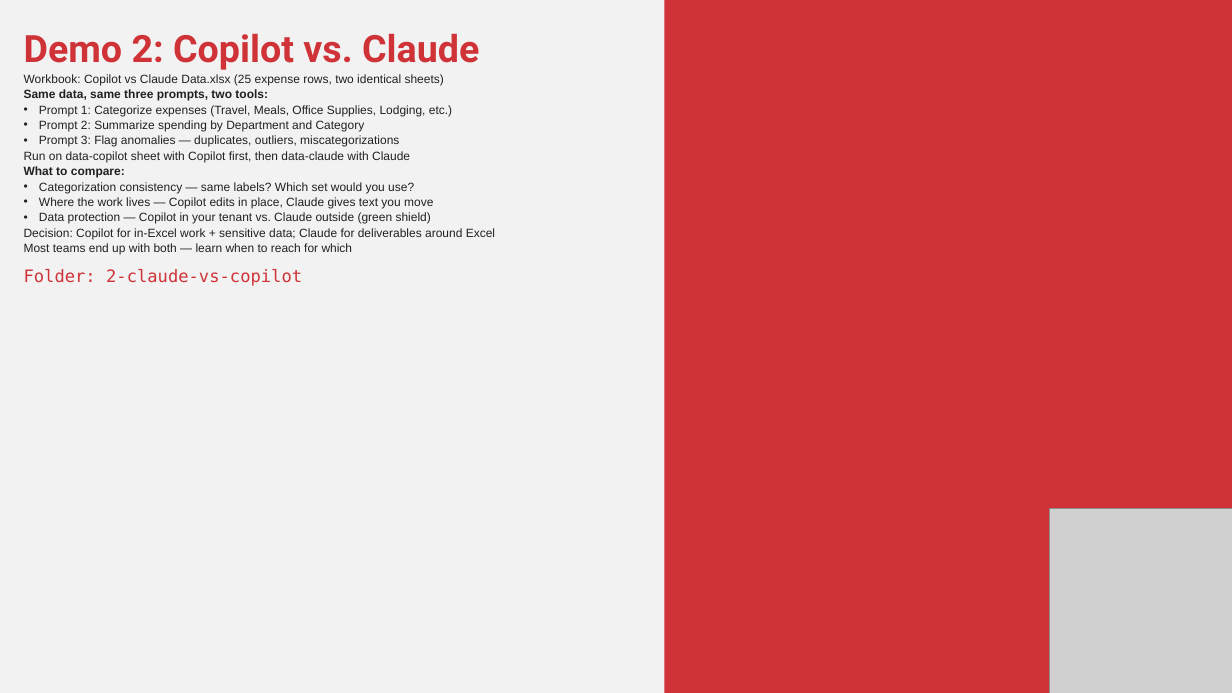
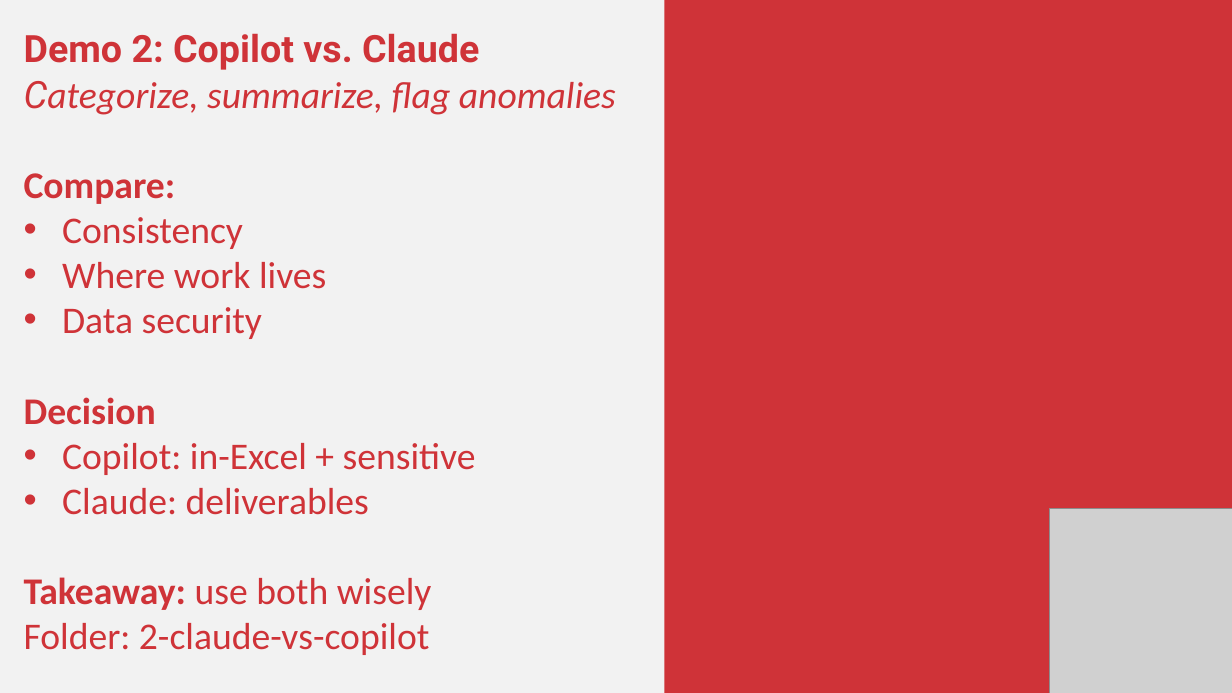
Before and after one commit to stringfestdata/ai-for-excel-in-a-week-may-2026, a slide deck: slide 6 of day-3-copilot-in-excel/day-3-copilot.pptx (slide 7 before the commit). Drawn at 1232x693 pixels with LibreOffice and Linux fonts; fonts in the diff are those of the drawing; grey boxes stand for pictures. Boxes give left, top, right and bottom in pixels: in the first picture for what was removed or moved away, otherwise in the second. Text is boxed around its words. In the diff, an @@ line names an element or a change of style, - is before the commit and + after.

```diff
--- a/day-3-copilot-in-excel/day-3-copilot.pptx
+++ b/day-3-copilot-in-excel/day-3-copilot.pptx
@@ text at [24, 81, 616, 610]: text changed; size 14 to 44 pt; font Arial to Calibri; text colour #1F2120 to #CF3338 @@
-Workbook: Copilot vs Claude Data.xlsx (25 expense rows, two identical sheets)
-Same data, same three prompts, two tools:
-• Prompt 1: Categorize expenses (Travel, Meals, Office Supplies, Lodging, etc.)
-• Prompt 2: Summarize spending by Department and Category
-• Prompt 3: Flag anomalies — duplicates, outliers, miscategorizations
-Run on data-copilot sheet with Copilot first, then data-claude with Claude
-What to compare:
-• Categorization consistency — same labels? Which set would you use?
-• Where the work lives — Copilot edits in place, Claude gives text you move
-• Data protection — Copilot in your tenant vs. Claude outside (green shield)
-Decision: Copilot for in-Excel work + sensitive data; Claude for deliverables around Excel
-Most teams end up with both — learn when to reach for which
+Categorize, summarize, flag anomalies
+Compare:
+• Consistency
+• Where work lives
+• Data security
+Decision
+• Copilot: in-Excel + sensitive
+• Claude: deliverables
+Takeaway: use both wisely
@@ text at [24, 623, 430, 655]: size 20 to 44 pt, font DejaVu Sans Mono to Calibri in "Folder: 2-claude-vs-copilot"; less space between paragraphs @@
```
Also in this commit, not shown: 3 other slides changed, 1 slide removed.
